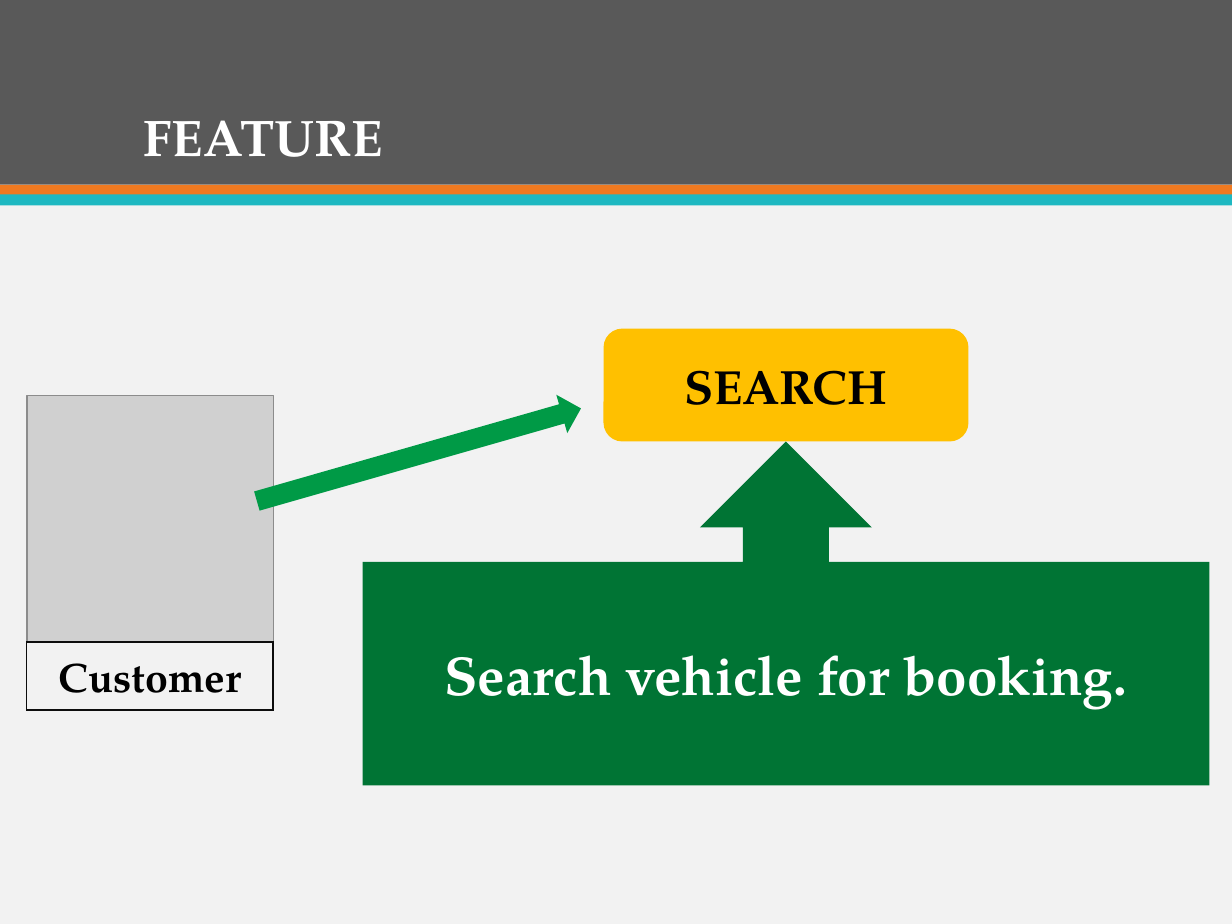
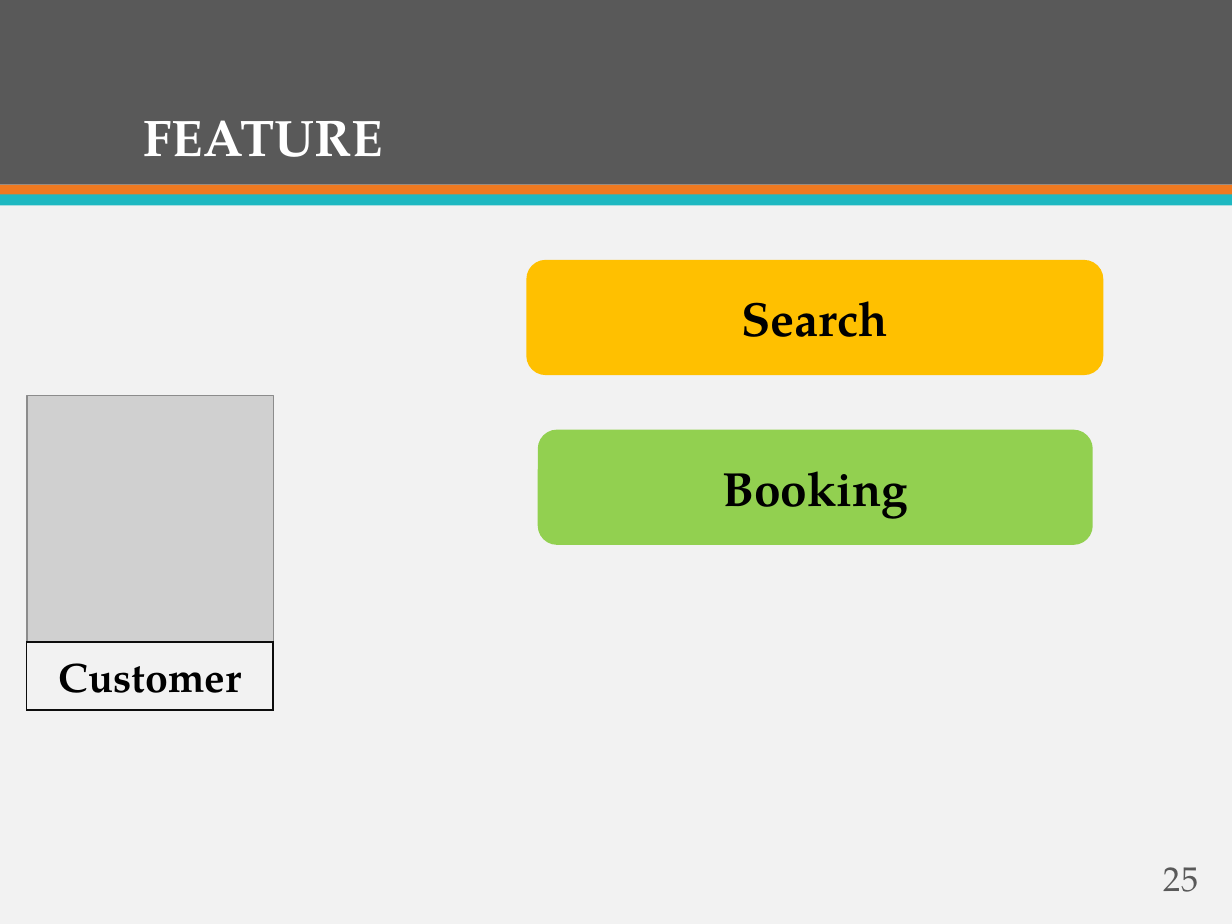
Before and after one commit to firzgard/CarRentalPortal, a slide deck: slide 25 of slide/CAR RENTAL PORTAL-Official.pptx. Drawn at 1232x924 pixels with LibreOffice and Linux fonts; fonts in the diff are those of the drawing; grey boxes stand for pictures. Boxes give left, top, right and bottom in pixels: in the first picture for what was removed or moved away, otherwise in the second. Text is boxed around its words. In the diff, an @@ line names an element or a change of style, - is before the commit and + after.

```diff
--- a/slide/CAR RENTAL PORTAL-Official.pptx
+++ b/slide/CAR RENTAL PORTAL-Official.pptx
@@ rounded rectangle "Search": place and size @@
-rounded rectangle "Search" at box(604, 329, 968, 442)
+rounded rectangle "Search" at box(526, 260, 1103, 376)
@@ text in rounded rectangle at box(742, 301, 888, 337): text changed @@
-SEARCH
+Search
@@ right arrow removed at box(251, 389, 587, 520) @@
@@ up arrow callout removed at box(362, 441, 1209, 785) @@
-Search vehicle for booking.
@@ rounded rectangle added at box(538, 430, 1093, 546), fill #92D050, 28 pt, text #000000, bold @@
+Booking
@@ page number added at box(1164, 867, 1198, 892), 20 pt, text #595959 @@
+25
```
Also in this commit, not shown: 59 other slides changed, 4 slides added, 7 slides removed.
